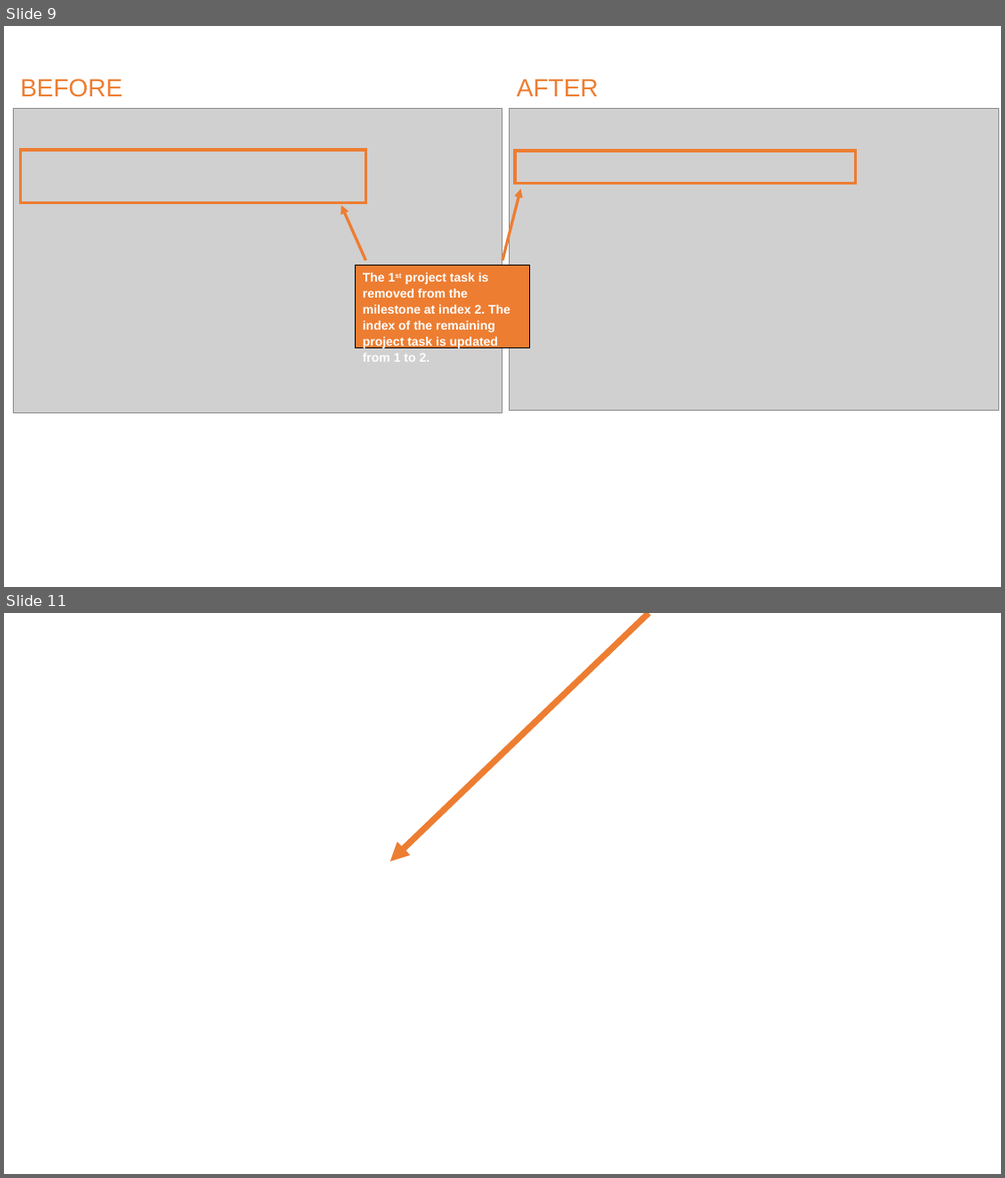
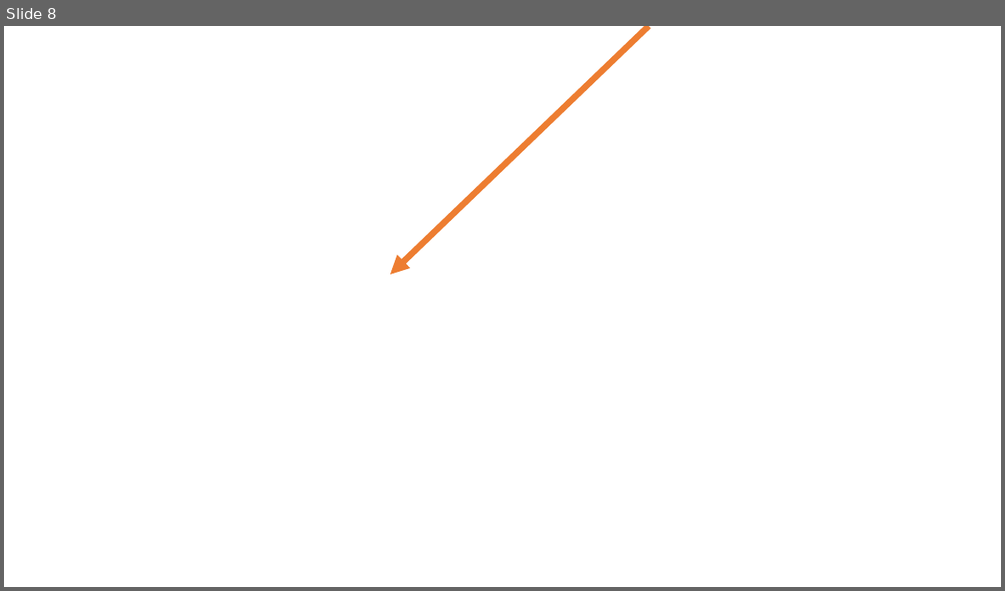
Before and after one commit to shunnizuka/main, a slide deck: docs/diagrams/ui_annotated.pptx. Shown one above the other, each under a label of ours: slides 9 and 11 before the commit, slide 8 after it; the slides between them are not shown. The pictures are 1005x1178 and 1005x591 pixels, drawn with LibreOffice and Linux fonts; fonts in the diff are those of the drawing; grey boxes stand for pictures; background and template pictures are left out. Boxes give left, top, right and bottom in pixels: in the first picture for what was removed or moved away, otherwise in the second. Text is boxed around its words. In the diff, an @@ line names an element or a change of style, - is before the commit and + after.

```diff
--- a/docs/diagrams/ui_annotated.pptx
+++ b/docs/diagrams/ui_annotated.pptx
@@ slide 9 removed at <box>4,26,1001,587</box>, background #FFFFFF @@
@@ text removed at <box>20,79,122,97</box> @@
-BEFORE
@@ text removed at <box>517,79,599,96</box> @@
-AFTER
@@ picture removed at <box>13,108,502,412</box> @@
@@ picture removed at <box>510,108,999,410</box> @@
@@ rectangle removed at <box>20,150,366,203</box> @@
@@ rectangle removed at <box>515,151,855,184</box> @@
@@ arrow removed from (366, 260) to (341, 206) @@
@@ arrow removed from (502, 260) to (521, 189) @@
@@ rectangle removed at <box>356,265,530,347</box> @@
-The 1st project task is removed from the milestone at index 2. The index of the remaining project task is updated from 1 to 2.
@@ what was slide 11 is now slide 8 @@
```
Also in this commit, not shown: 2 other slides removed.
